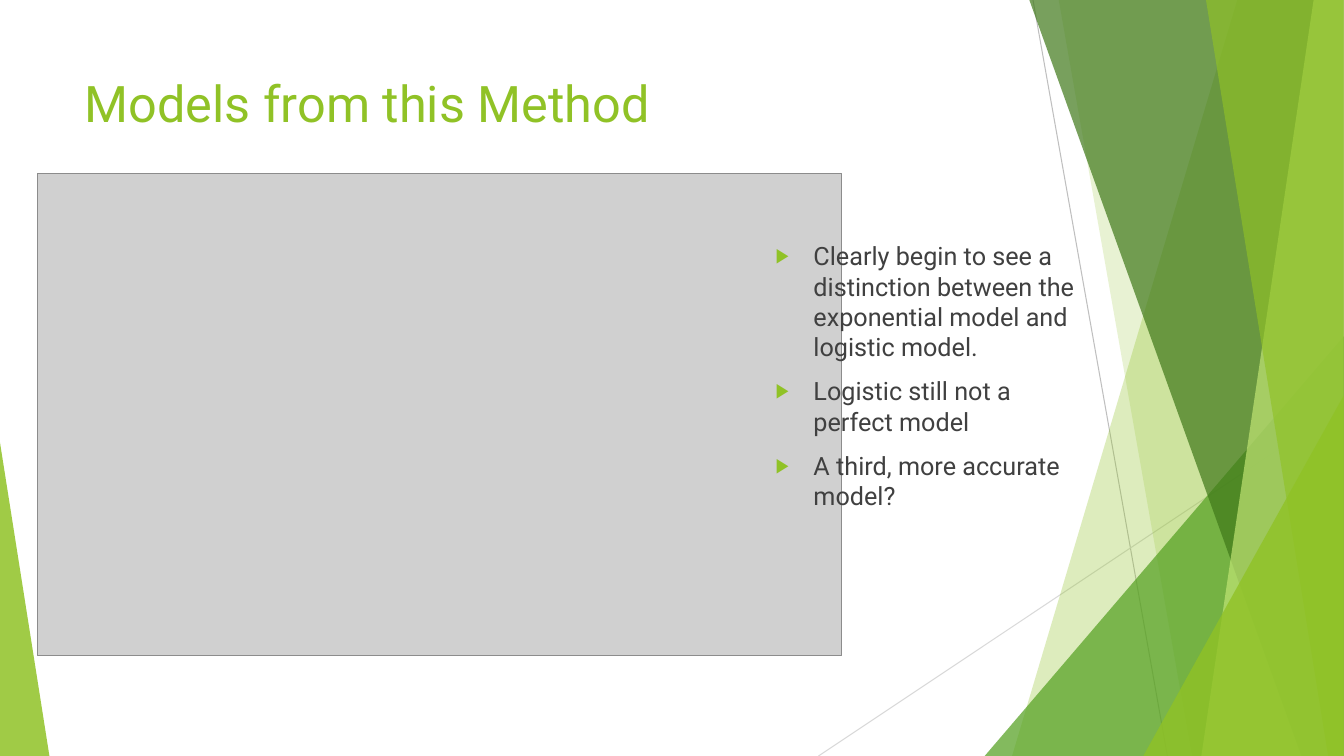
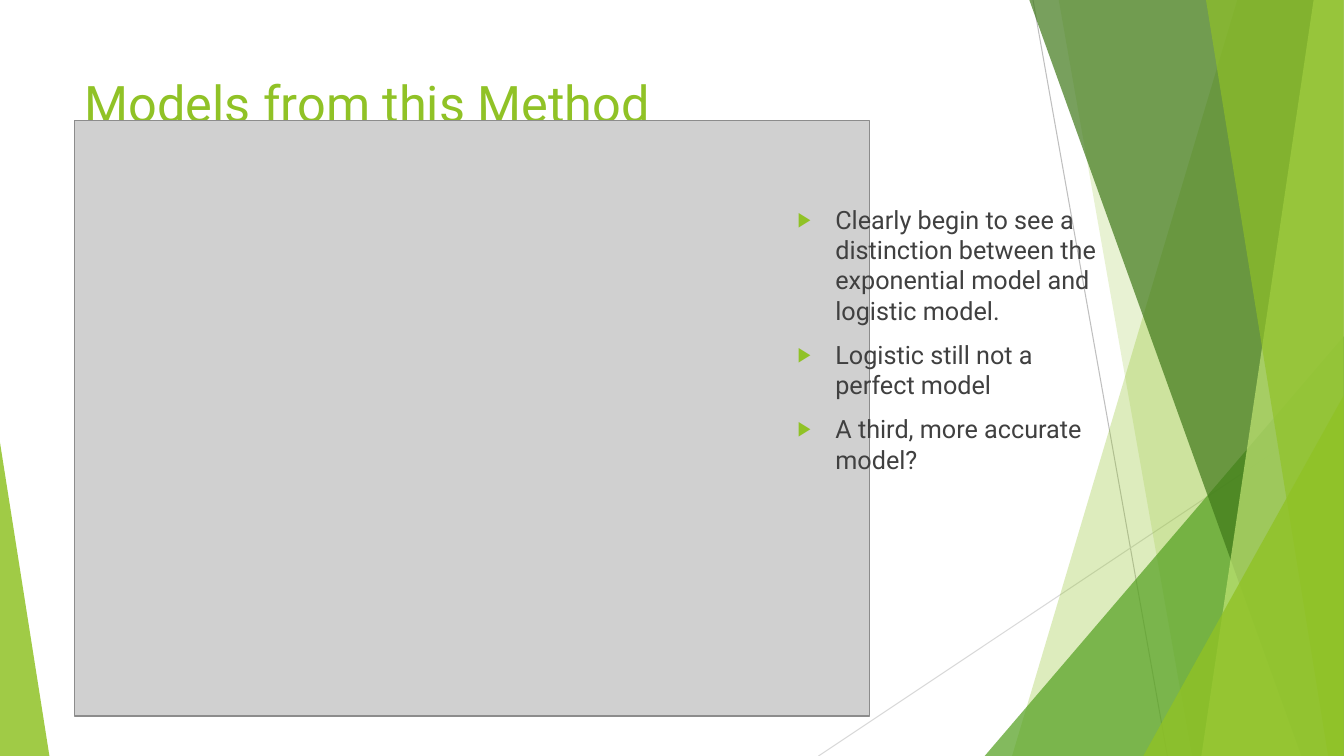
Before and after one commit to BananaBonanza/cwuMath475, a slide deck: slide 8 of PPGR_Presentation.pptx (slide 7 before the commit). Drawn at 1344x756 pixels with LibreOffice and Linux fonts; fonts in the diff are those of the drawing; grey boxes stand for pictures. Boxes give left, top, right and bottom in pixels: in the first picture for what was removed or moved away, otherwise in the second. Text is boxed around its words. In the diff, an @@ line names an element or a change of style, - is before the commit and + after.

```diff
--- a/PPGR_Presentation.pptx
+++ b/PPGR_Presentation.pptx
@@ picture: place and size @@
-picture at box(37, 173, 842, 656)
+picture at box(75, 120, 869, 716)
@@ text "Clearly begin to see a ...": place and size @@
-text "Clearly begin to see a ..." at box(813, 243, 1074, 511)
+text "Clearly begin to see a ..." at box(835, 206, 1095, 475)
```
Also in this commit, not shown: 4 other slides changed, 2 slides added, 1 slide removed, 5 other files.
